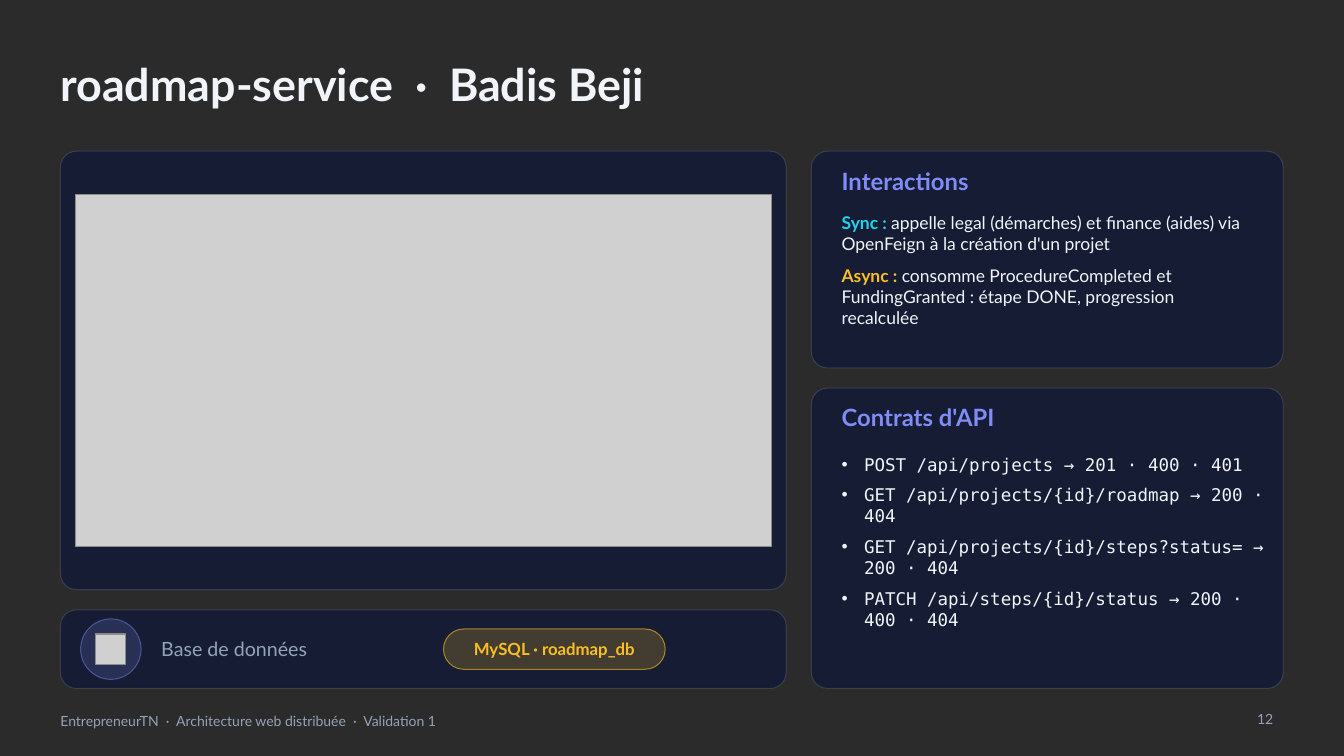
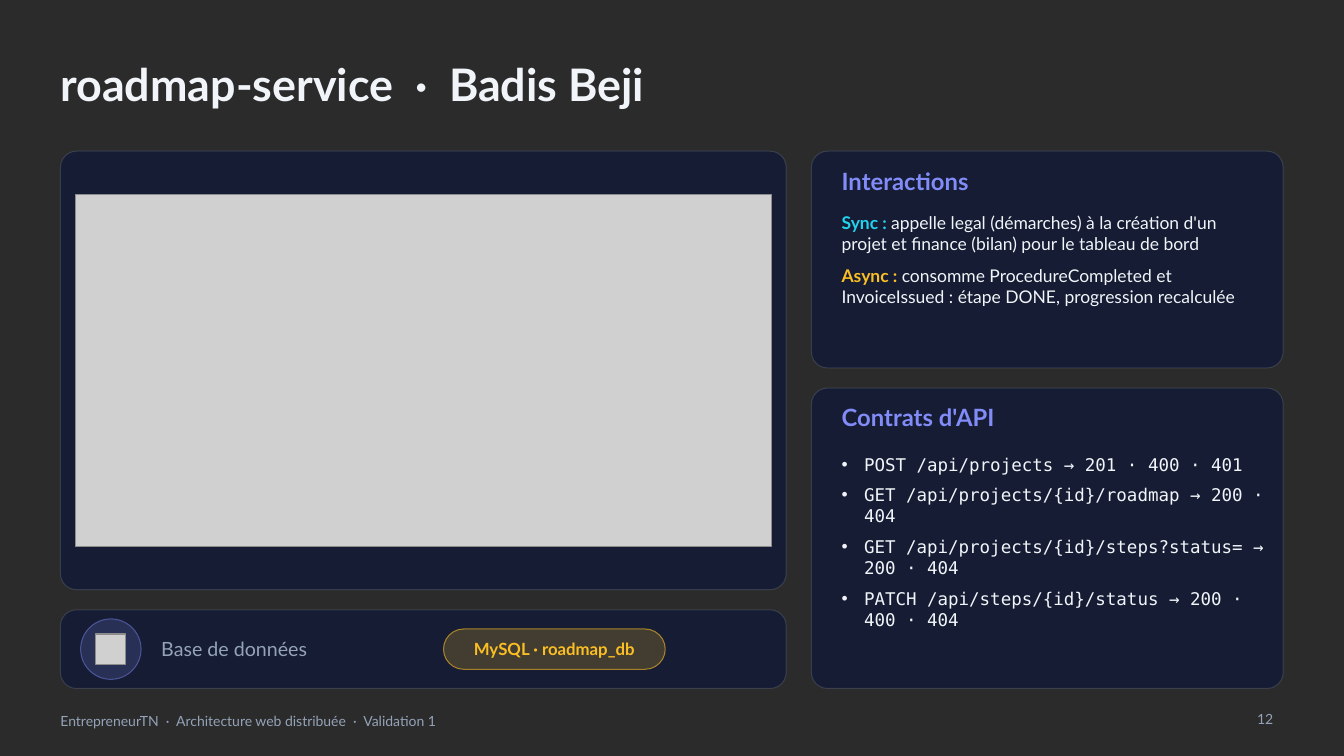
Before and after one commit to BadisBeji/EntrepreneurTN-4SSA10, a slide deck: slide 12 of Documentation/Presentation/Presentation_EntrepreneurTN.pptx. Drawn at 1344x756 pixels with LibreOffice and Linux fonts; fonts in the diff are those of the drawing; grey boxes stand for pictures; background and template pictures are left out; a plain dark background stands for a picture behind light text. Boxes give left, top, right and bottom in pixels: in the first picture for what was removed or moved away, otherwise in the second. Text is boxed around its words. In the diff, an @@ line names an element or a change of style, - is before the commit and + after.

```diff
--- a/Documentation/Presentation/Presentation_EntrepreneurTN.pptx
+++ b/Documentation/Presentation/Presentation_EntrepreneurTN.pptx
@@ text at [842,215,1235,306]: text changed @@
-Sync : appelle legal (démarches) et finance (aides) via OpenFeign à la création d'un projet
-Async : consomme ProcedureCompleted et FundingGranted : étape DONE, progression recalculée
+Sync : appelle legal (démarches) à la création d'un projet et finance (bilan) pour le tableau de bord
+Async : consomme ProcedureCompleted et InvoiceIssued : étape DONE, progression recalculée
```
Also in this commit, not shown: 7 other slides changed, 13 other files.
